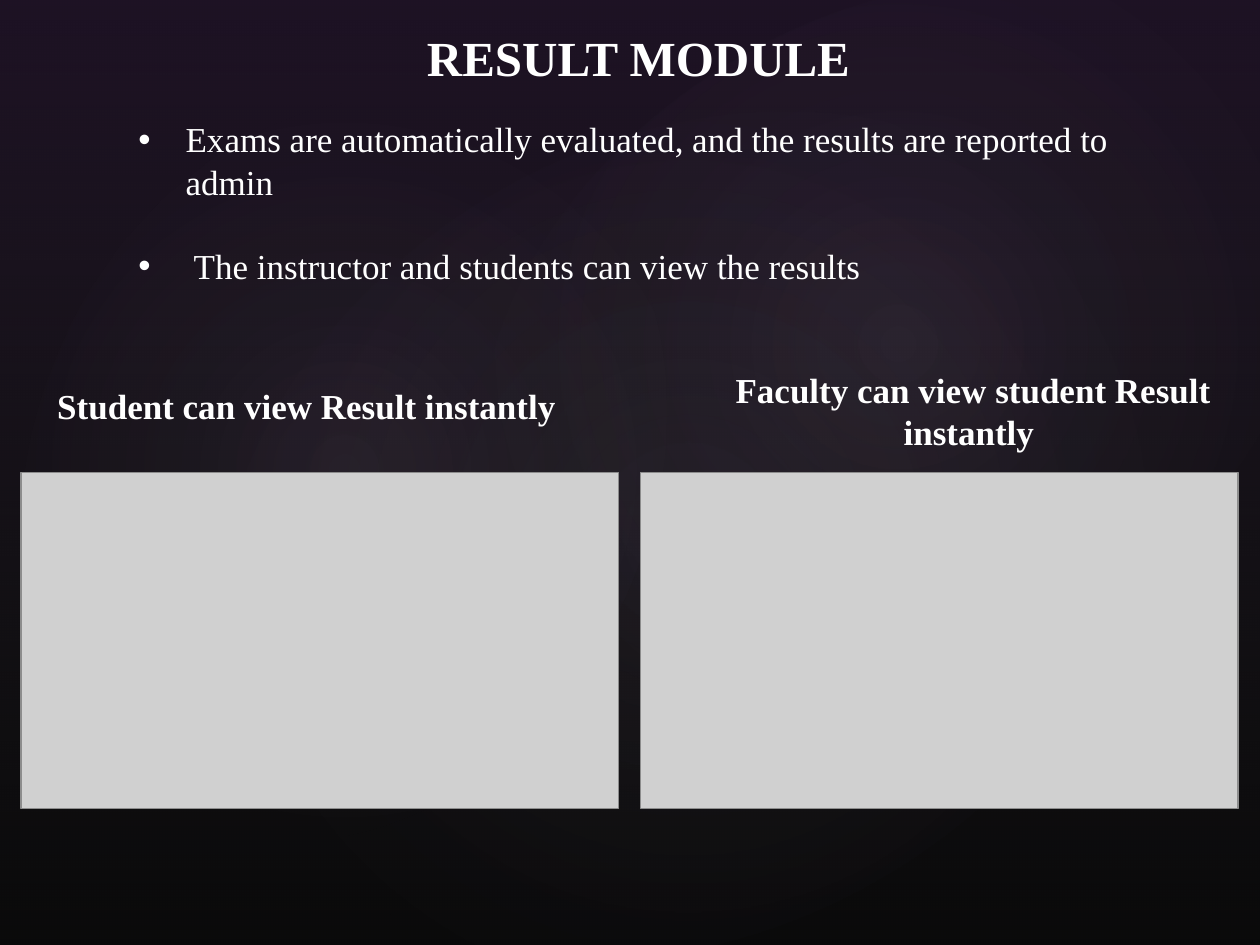
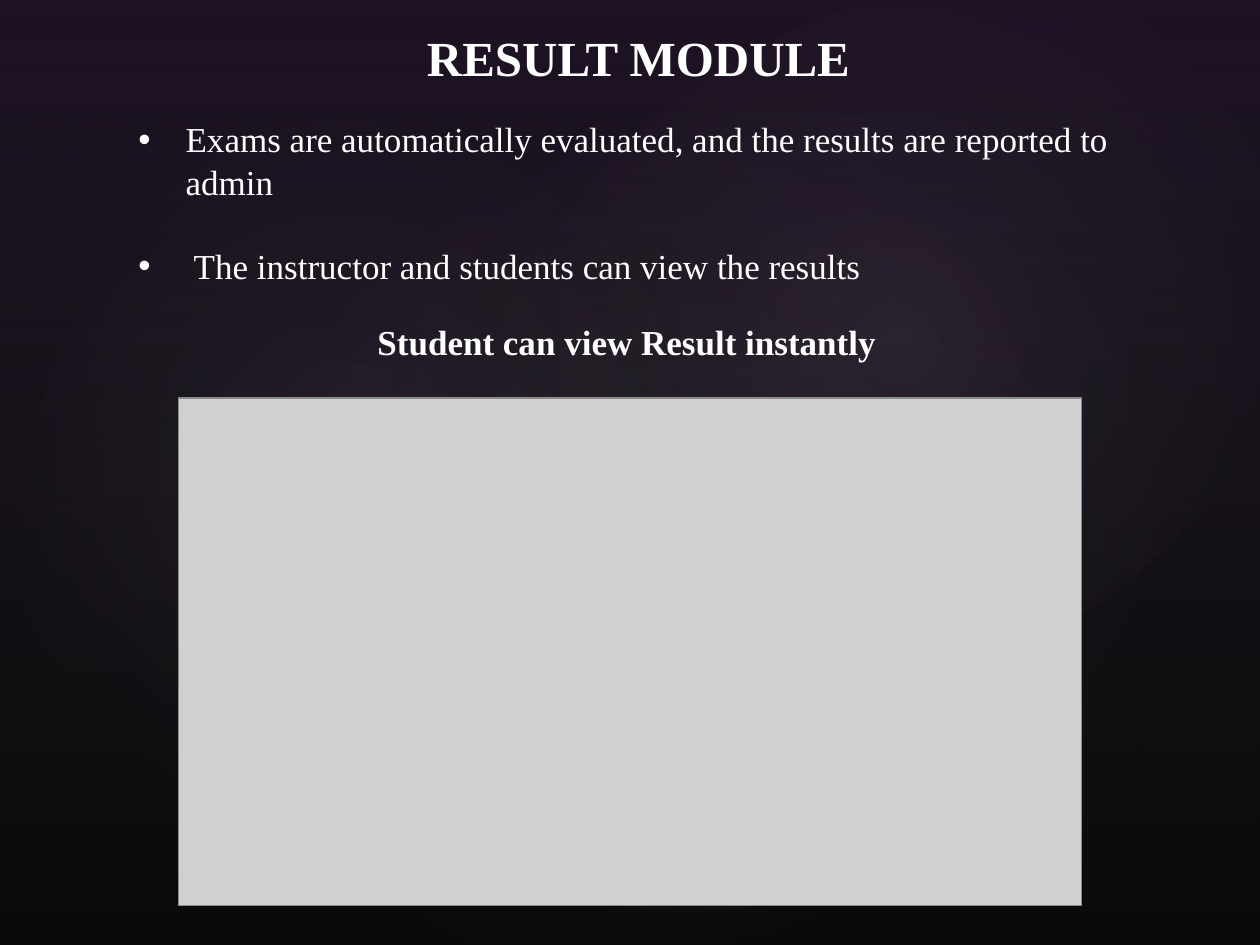
Before and after one commit to fake-friend/online_examination_with_security, a slide deck: slide 16 of Project.pptx (slide 15 before the commit). Drawn at 1260x945 pixels with LibreOffice and Linux fonts; fonts in the diff are those of the drawing; grey boxes stand for pictures; background and template pictures are left out. Boxes give left, top, right and bottom in pixels: in the first picture for what was removed or moved away, otherwise in the second. Text is boxed around its words. In the diff, an @@ line names an element or a change of style, - is before the commit and + after.

```diff
--- a/Project.pptx
+++ b/Project.pptx
@@ text "Student can view Result instantly": place and size @@
-text "Student can view Result instantly" at (57, 394, 555, 427)
+text "Student can view Result instantly" at (377, 330, 875, 362)
@@ text removed at (736, 378, 1210, 452) @@
-Faculty can view student Result instantly
@@ picture: place and size @@
-picture at (21, 472, 619, 809)
+picture at (179, 398, 1082, 906)
@@ picture removed at (640, 472, 1237, 809) @@
```
Also in this commit, not shown: 4 other slides changed, 2 slides added, 1 other file.
